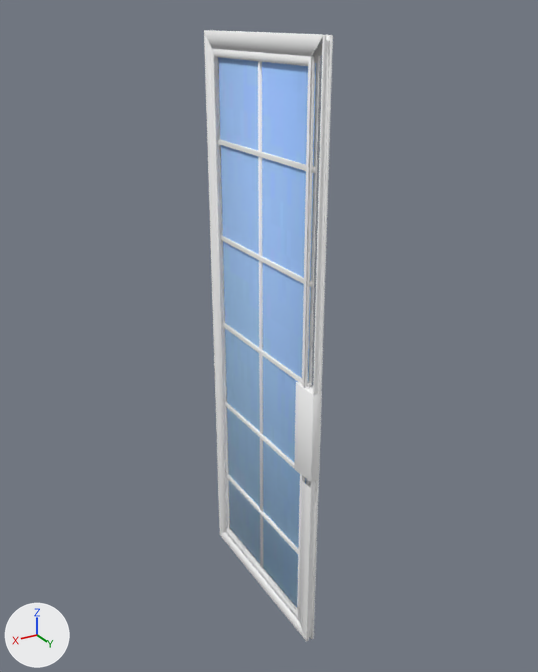
The OBJ model ProyectoFinal/P8_1/Models/Objetos2/VentanaT2_8.obj as it was, and as the next commit left it.
The view is the same before and after, from a camera (50 mm lens) standing at (-11.852, 1.474, 1.491) and looking at (-12.388, 0.581, 1.044). Arrows for +X, +Y and +Z are at lower left; the lights stay in place. Where no turn or scale is listed for an object, it has been applied to the vertices.

Names of what the first picture shows: 'VentanaT2_8'.
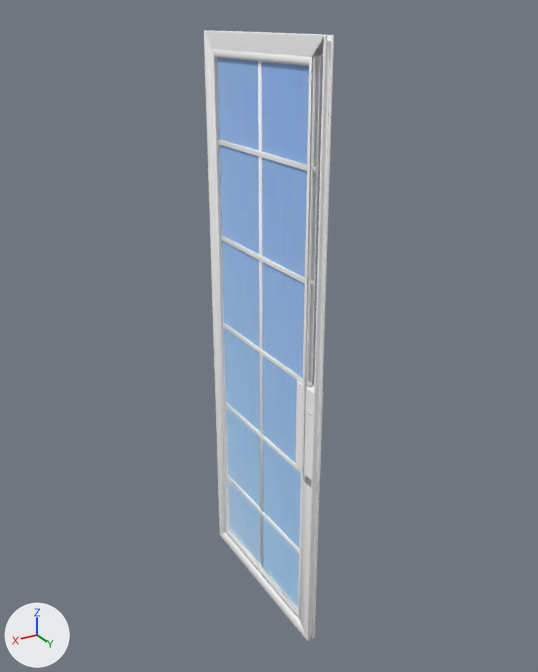
The newer file is also turned or shifted as a whole; pictures and numbers use the older file's frame.

Pixel boxes [x1, y1, x2, y2] of what changed, in the pictures (538 x 672 px; the box of a moved part takes in the faces that stretch with it):
'VentanaT2_8', reshaped: before [204, 30, 333, 641]; after [204, 30, 334, 641]
part 1 of me_ventanat2_8, moved or reshaped: before [294, 382, 322, 483]; after [295, 381, 323, 480]
part 2 of me_ventanat2_8, moved or reshaped: before [218, 57, 316, 607]; after [218, 57, 309, 607]
part 3 of me_ventanat2_8, moved or reshaped: before [204, 30, 333, 640]; after [204, 30, 334, 640]
part 4 of me_ventanat2_8, surface changed: [204, 33, 333, 641] in both

What changed in the scene script:
```text
Change me_ventanat2_8:
    used by ob_ventanat2_8; location = (0.0, 0.0, 0.0)
    remove me_ventanat2_8.from_pydata(...)  # 648 vertices, 562 faces; spans x -12.384..-12.365, y 0.428..0.736, z 0.578..1.472
    add me_ventanat2_8.from_pydata(...)  # 648 vertices, 562 faces; spans x -12.384..-12.367, y 0.428..0.736, z 0.578..1.471
    me_ventanat2_8 part 1: the loose piece of 24 vertices spanning x -12.38..-12.365, y 0.691..0.736, z 0.878..1.019 is turned -179.7 degrees about the z axis through its middle, then moved by (-0.004, -0.003, 0.0)
    me_ventanat2_8 part 2: the loose piece of 8 vertices spanning x -12.378..-12.372, y 0.459..0.71, z 0.606..1.441 is scaled about its middle by (-0.7, -1, 1), then moved by (0.0, -0.002, 0.0)
    me_ventanat2_8 part 3: 164 vertices moved from x -12.383..-12.365, y 0.429..0.736, z 0.578..1.472 to x -12.383..-12.367, y 0.428..0.736, z 0.578..1.471; 232 vertices removed from x -12.384..-12.366, y 0.429..0.735, z 0.601..1.472; 232 vertices added at x -12.384..-12.367, y 0.428..0.735, z 0.601..1.471
    me_ventanat2_8 part 4: 139 kept faces spanning x -12.384..-12.367, y 0.428..0.736, z 0.578..1.47 get new texture (UV) coordinates
```
